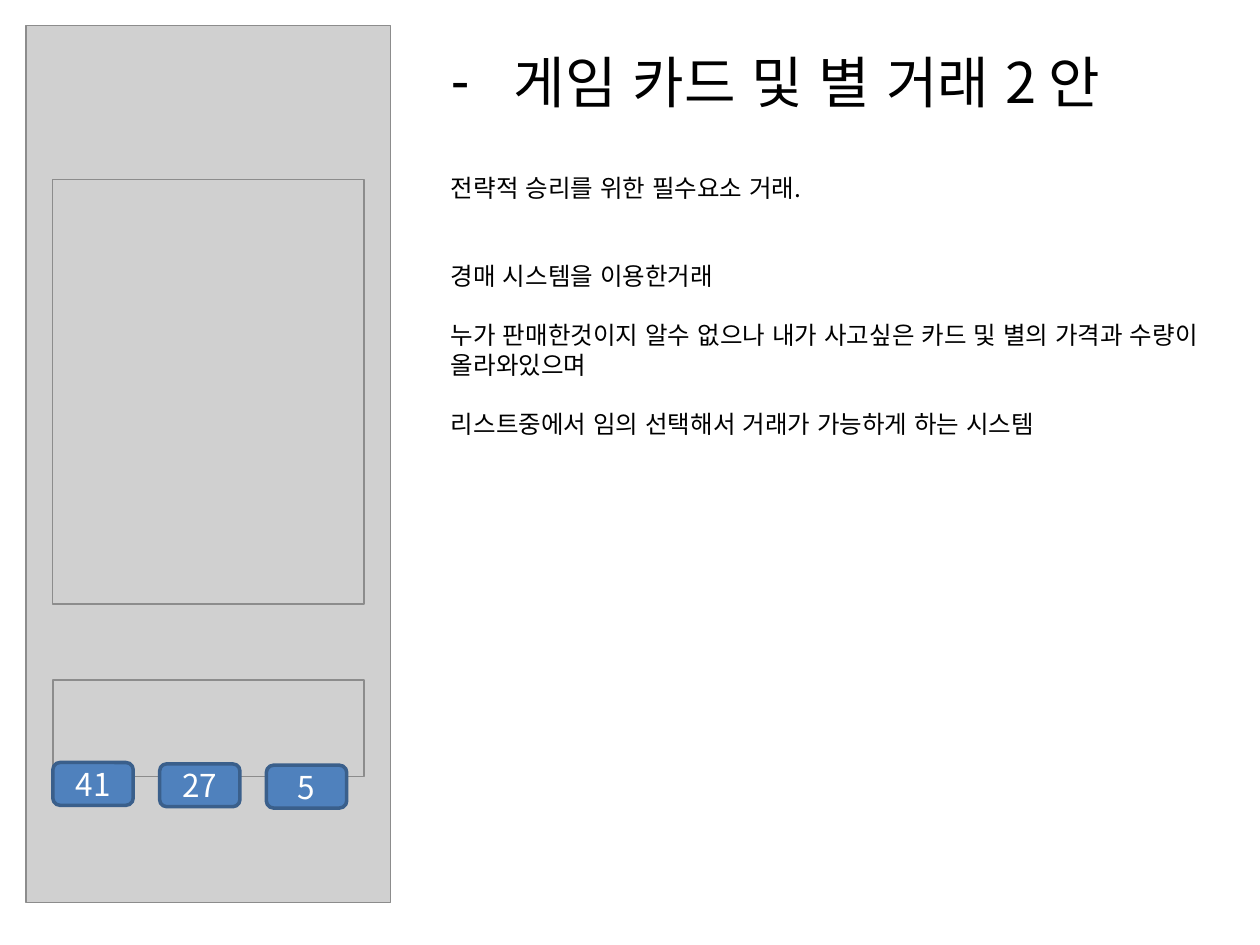
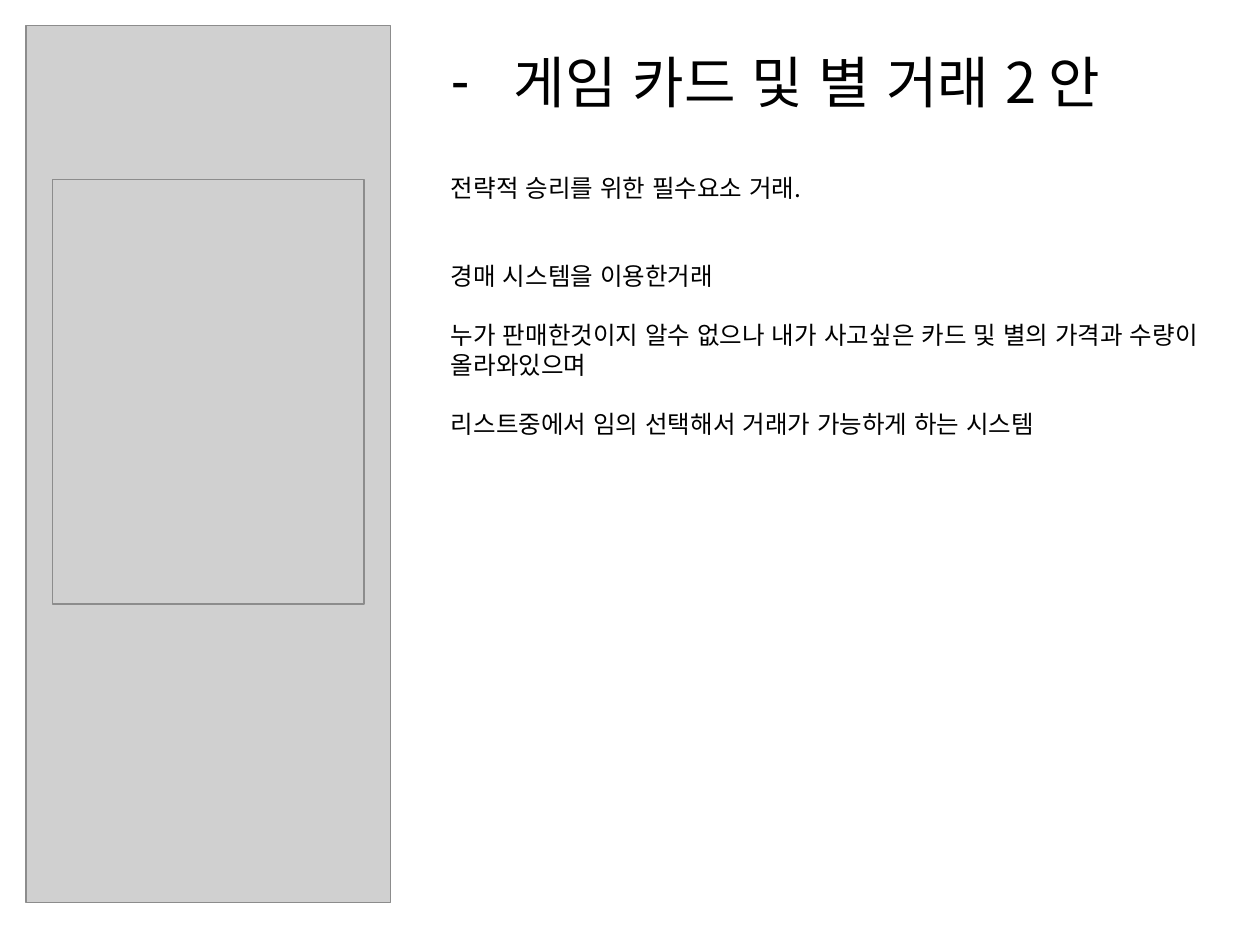
Before and after one commit to Pacman18/Plan, a slide deck: slide 22 of Take게임플로우.pptx (slide 16 before the commit). Drawn at 1260x945 pixels with LibreOffice and Linux fonts; fonts in the diff are those of the drawing; grey boxes stand for pictures. Boxes give left, top, right and bottom in pixels: in the first picture for what was removed or moved away, otherwise in the second. Text is boxed around its words. In the diff, an @@ line names an element or a change of style, - is before the commit and + after.

```diff
--- a/Take게임플로우.pptx
+++ b/Take게임플로우.pptx
@@ picture removed at box(53, 680, 364, 777) @@
@@ rounded rectangle removed at box(53, 762, 134, 805) @@
-41
@@ rounded rectangle removed at box(160, 764, 241, 806) @@
-27
@@ rounded rectangle removed at box(266, 765, 346, 808) @@
-5
```
Also in this commit, not shown: 11 other slides changed, 7 slides added.
